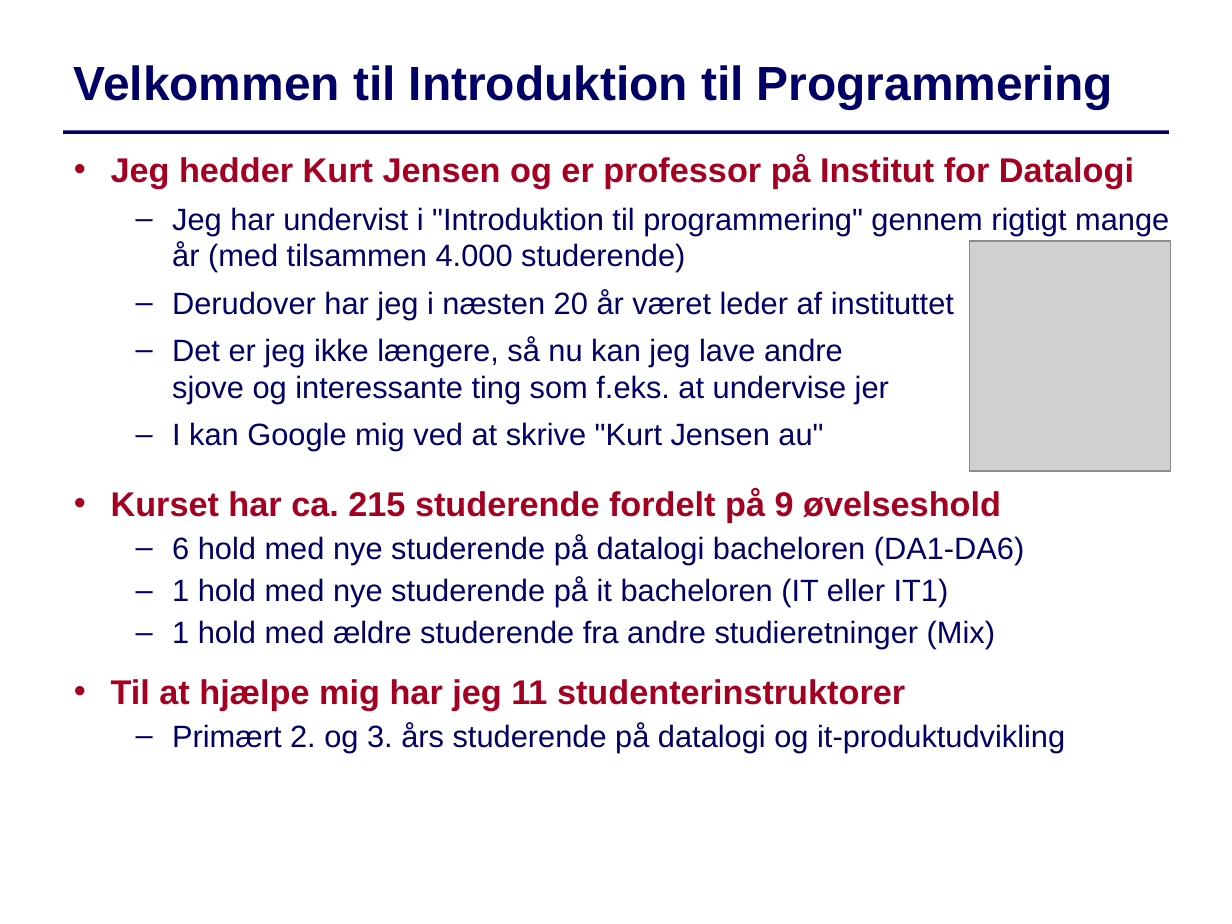
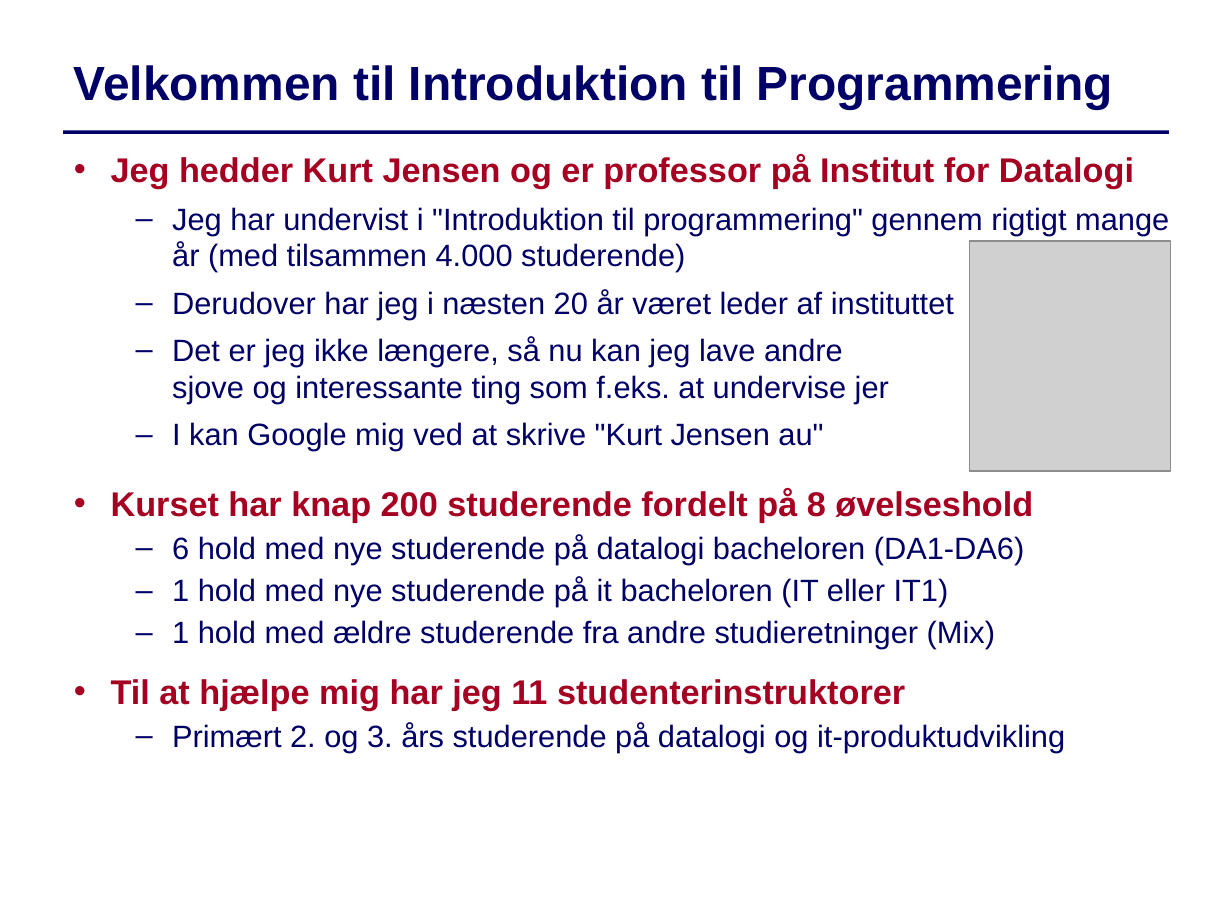
Before and after one commit to IntProgAU/Materiale, a slide deck: slide 1 of web/e24/uge_1a/Slides-Uge1-Mandag.pptx. Drawn at 1232x924 pixels with LibreOffice and Linux fonts; fonts in the diff are those of the drawing; grey boxes stand for pictures. Boxes give left, top, right and bottom in pixels: in the first picture for what was removed or moved away, otherwise in the second. Text is boxed around its words. In the diff, an @@ line names an element or a change of style, - is before the commit and + after.

```diff
--- a/web/e24/uge_1a/Slides-Uge1-Mandag.pptx
+++ b/web/e24/uge_1a/Slides-Uge1-Mandag.pptx
@@ text at (111,489,1033,523): text changed @@
-  • Kurset har ca. 215 studerende fordelt på 9 øvelseshold
+  • Kurset har knap 200 studerende fordelt på 8 øvelseshold
```
Also in this commit, not shown: 2 other slides changed, 1 other file.
